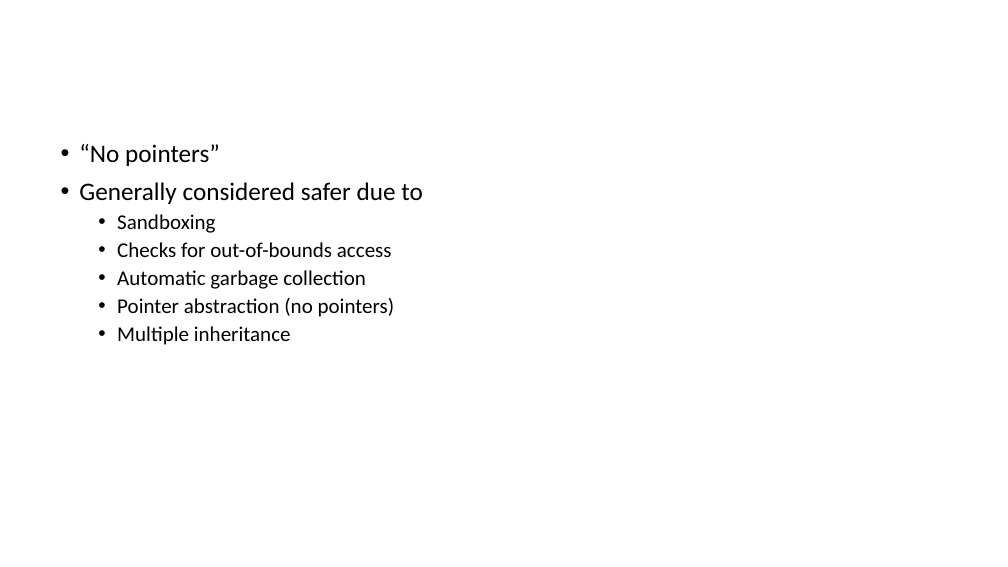
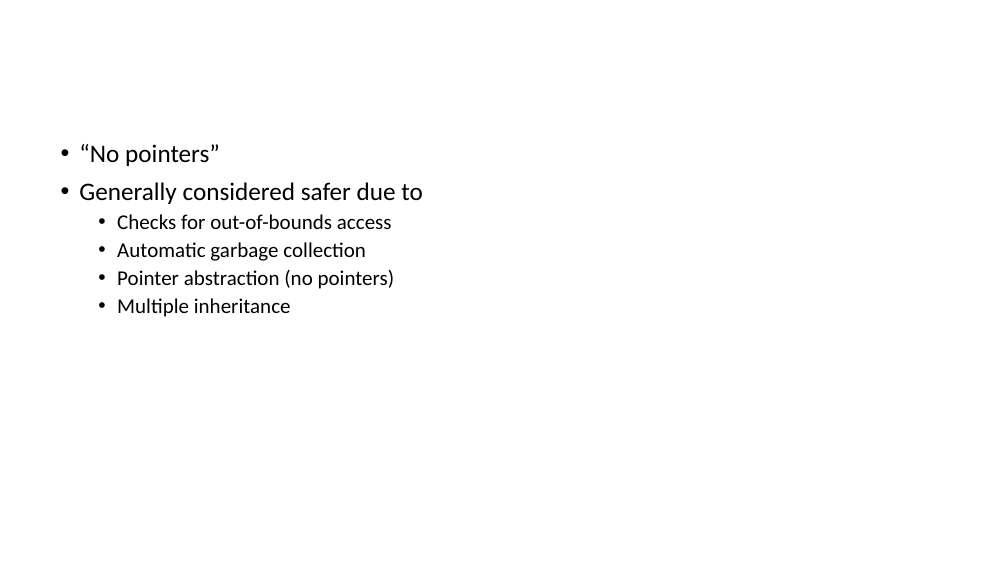
Before and after one commit to gmierzwinski/gmierzwinski.github.io, a slide deck: slide 5 of bishops/cs321/resources/CS321_Lecture_01.pptx. Drawn at 1008x567 pixels with LibreOffice and Linux fonts; fonts in the diff are those of the drawing; background and template pictures are left out. Boxes give left, top, right and bottom in pixels: in the first picture for what was removed or moved away, otherwise in the second. Text is boxed around its words. In the diff, an @@ line names an element or a change of style, - is before the commit and + after.

```diff
--- a/bishops/cs321/resources/CS321_Lecture_01.pptx
+++ b/bishops/cs321/resources/CS321_Lecture_01.pptx
@@ text at (x1=117, y1=214, x2=215, y2=233): paragraph removed @@
-  • Sandboxing
```
Also in this commit, not shown: 15 other slides changed, 1 other file.
